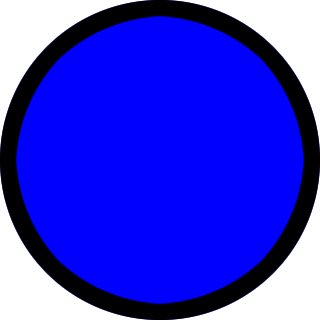
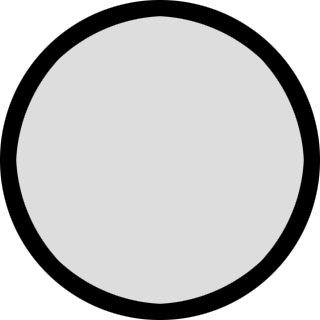
Two versions of the same layered image (320px x 320px). Layer-by-layer changes:
painted on "Layer 1" over [left=0, top=0, right=320, bottom=320]
